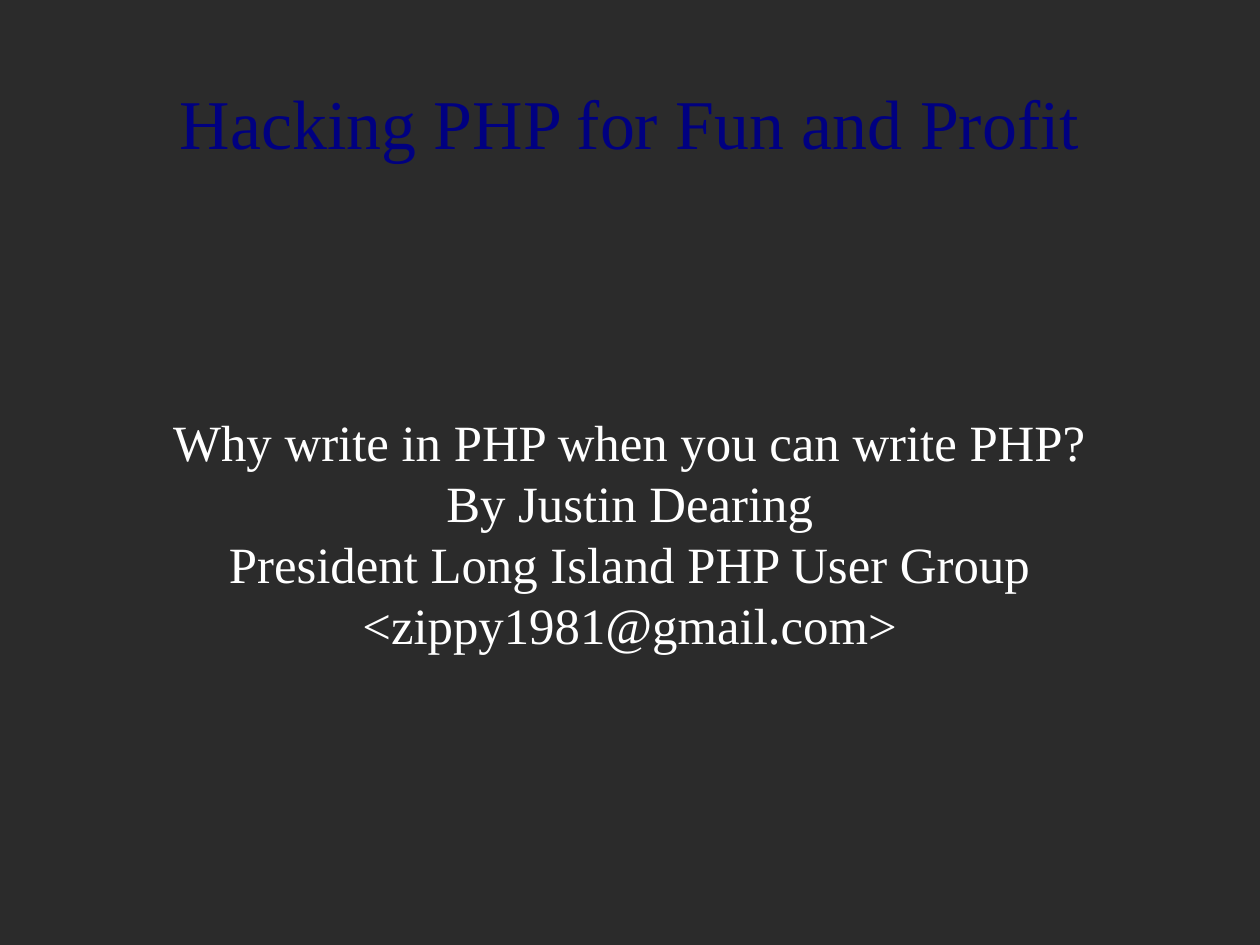
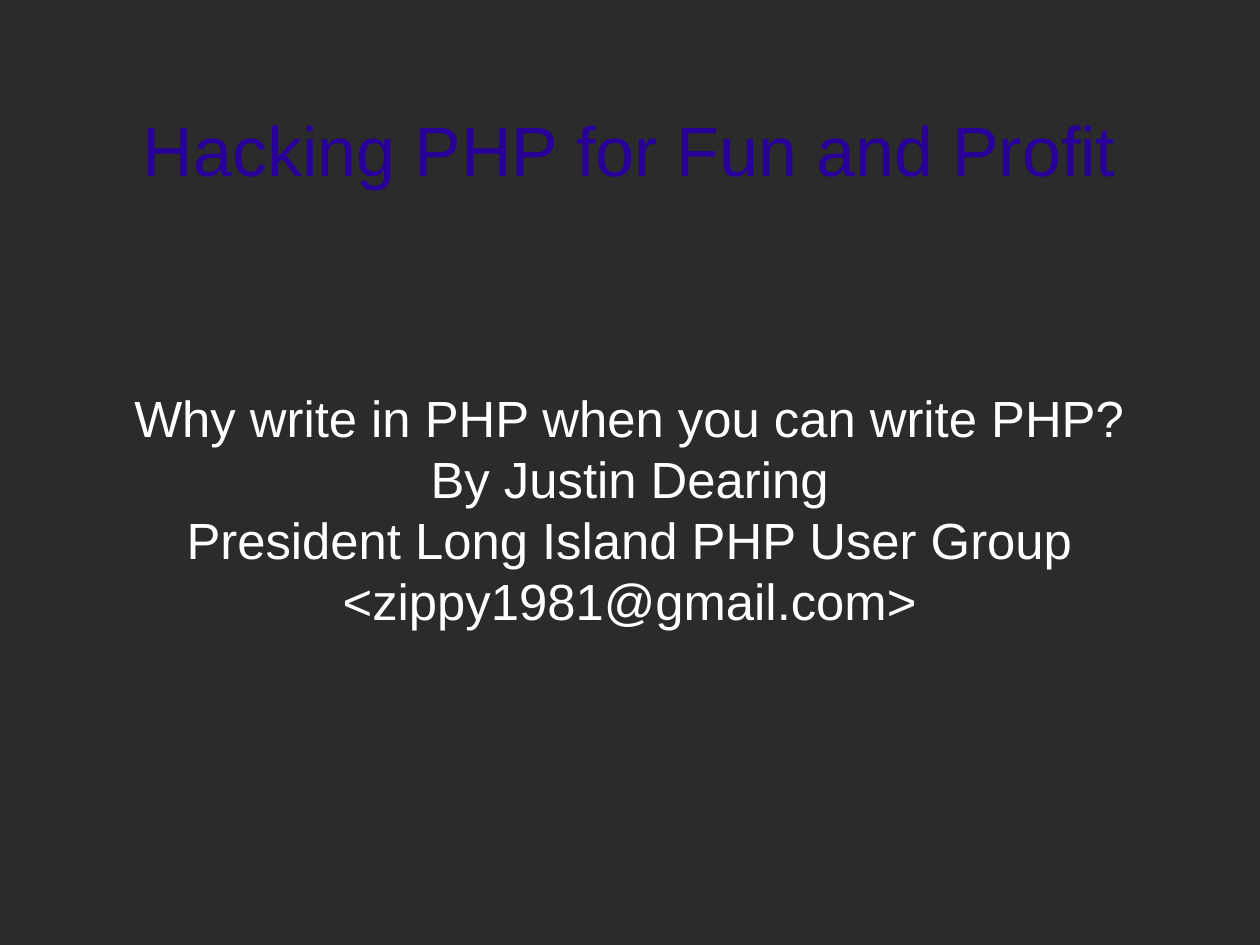
Before and after one commit to zippy1981/TalkMaterials, a slide deck: slide 1 of NYPHP/2010-May/Hacking PHP for Fun and Profit.odp. Drawn at 1260x945 pixels with LibreOffice and Linux fonts; fonts in the diff are those of the drawing; background and template pictures are left out; a plain dark background stands for a picture behind light text. Boxes give left, top, right and bottom in pixels: in the first picture for what was removed or moved away, otherwise in the second. Text is boxed around its words. In the diff, an @@ line names an element or a change of style, - is before the commit and + after.

```diff
--- a/NYPHP/2010-May/Hacking PHP for Fun and Profit.odp
+++ b/NYPHP/2010-May/Hacking PHP for Fun and Profit.odp
@@ title "Hacking PHP for Fun and ...": place and size @@
-title "Hacking PHP for Fun and ..." at bbox=[454, 427, 547, 461]
+title "Hacking PHP for Fun and ..." at bbox=[143, 125, 1115, 189]
@@ title "Hacking PHP for Fun and ..." at bbox=[143, 125, 1115, 189]: font Times New Roman to Arial, text colour #000080 to #280099 @@
@@ subtitle "Why write in PHP when ...": place and size @@
-subtitle "Why write in PHP when ..." at bbox=[173, 425, 1086, 655]
+subtitle "Why write in PHP when ..." at bbox=[134, 400, 1124, 631]
@@ subtitle "Why write in PHP when ..." at bbox=[134, 400, 1124, 631]: font Times New Roman to Arial @@
```
Also in this commit, not shown: 34 other slides changed, 7 slides added, 3 slides removed.
